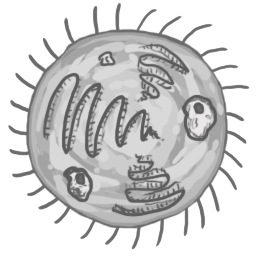
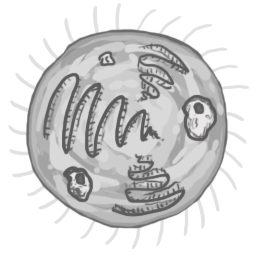
Layers edited between the first and the second 256 x 256 image:
added group "tendralIdle bright" with 9 layers in group "virus2" over [8, 2, 250, 250]
added layer "9" (1st of 2, in "virus2" › "tendralIdle bright") in group "tendralIdle bright" over [8, 2, 250, 250]
hid group "tendralIdle" (9 layers) over [8, 2, 250, 250]
hid "9" (2nd of 2, in "virus2" › "tendralIdle") over [8, 2, 250, 250]
